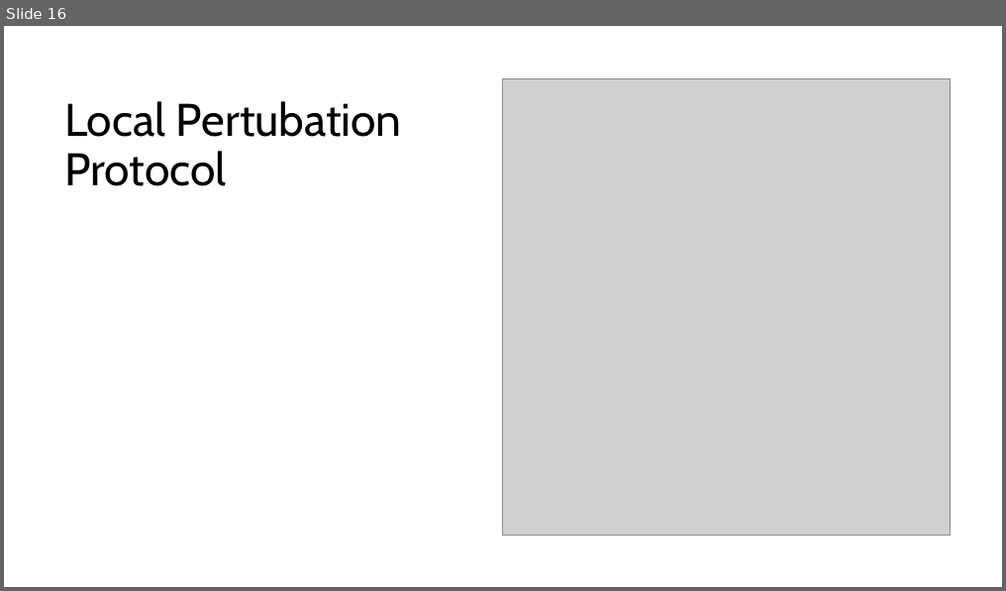
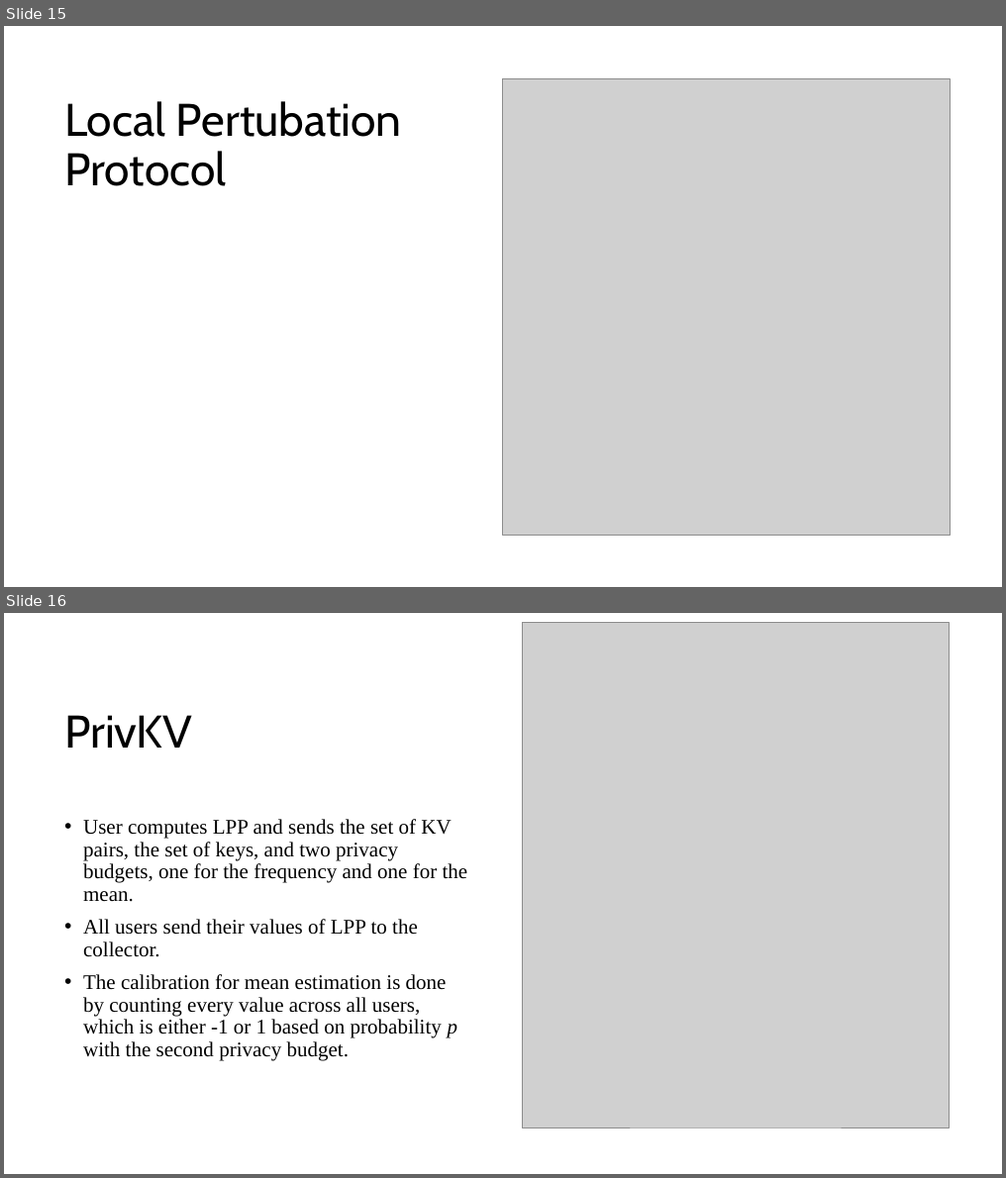
Before and after one commit to CodeFluent/Notes, a slide deck: CS-6223/hw/Grad_Project/Final Documents/PrivKV Differential Privacy for Key Value Structured Data.pptx. Shown one above the other, each under a label of ours: slide 16 before the commit, slides 15 and 16 after it. The pictures are 1006x591 and 1006x1178 pixels, drawn with LibreOffice and Linux fonts; fonts in the diff are those of the drawing; grey boxes stand for pictures. Boxes give left, top, right and bottom in pixels: in the first picture for what was removed or moved away, otherwise in the second. Text is boxed around its words. In the diff, an @@ line names an element or a change of style, - is before the commit and + after.

```diff
--- a/CS-6223/hw/Grad_Project/Final Documents/PrivKV Differential Privacy for Key Value Structured Data.pptx
+++ b/CS-6223/hw/Grad_Project/Final Documents/PrivKV Differential Privacy for Key Value Structured Data.pptx
@@ slide 16 added at <box>4,613,1002,1174</box>, background #FFFFFF @@
@@ picture added at <box>522,623,948,1128</box> @@
@@ title added at <box>64,715,192,748</box>, 44 pt, text #000000 @@
+PrivKV
@@ text added at <box>83,819,468,1061</box>, 20 pt, text #000000 @@
+• User computes LPP and sends the set of KV pairs, the set of keys, and two privacy budgets, one for the frequency and one for the mean.
+• All users send their values of LPP to the collector.
+• The calibration for mean estimation is done by counting every value across all users, which is either -1 or 1 based on probability p with the second privacy budget.
@@ what was slide 16 is now slide 15 @@
```
Also in this commit, not shown: 1 slide changed, 4 other slides added, 1 slide removed.
